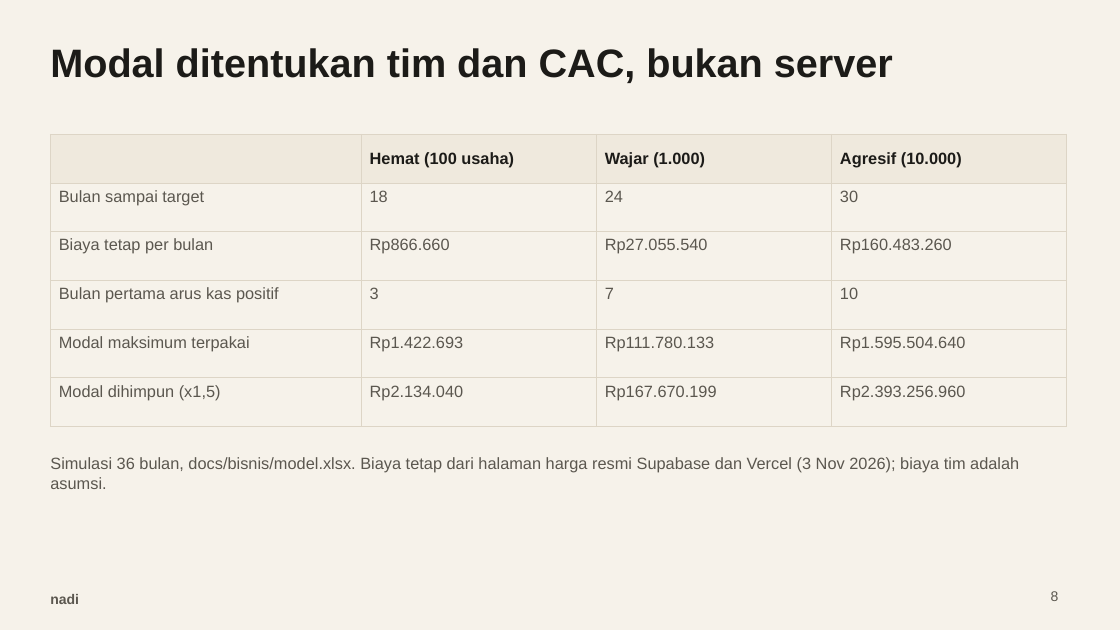
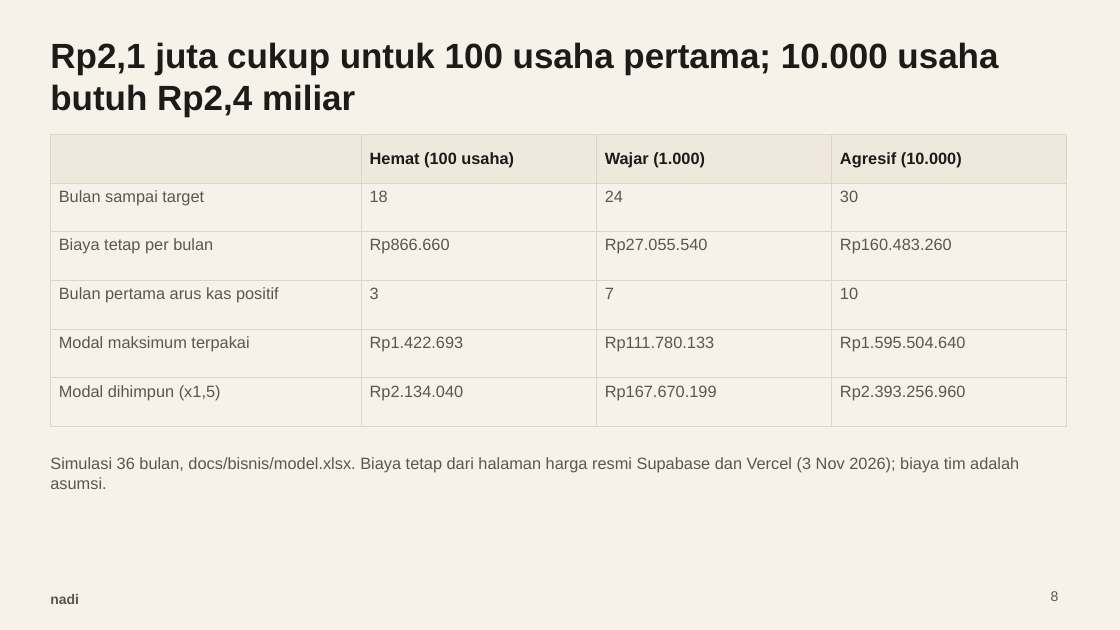
Before and after one commit to Tristan-tech-ai/nadi, a slide deck: slide 8 of docs/bisnis/pitch-deck.pptx. Drawn at 1120x630 pixels with LibreOffice and Linux fonts; fonts in the diff are those of the drawing. Boxes give left, top, right and bottom in pixels: in the first picture for what was removed or moved away, otherwise in the second. Text is boxed around its words. In the diff, an @@ line names an element or a change of style, - is before the commit and + after.

```diff
--- a/docs/bisnis/pitch-deck.pptx
+++ b/docs/bisnis/pitch-deck.pptx
@@ title at <box>50,42,998,117</box>: text changed; size 34 to 30 pt @@
-Modal ditentukan tim dan CAC, bukan server
+Rp2,1 juta cukup untuk 100 usaha pertama; 10.000 usaha butuh Rp2,4 miliar
```
Also in this commit, not shown: 8 other slides changed, 3 other files.
